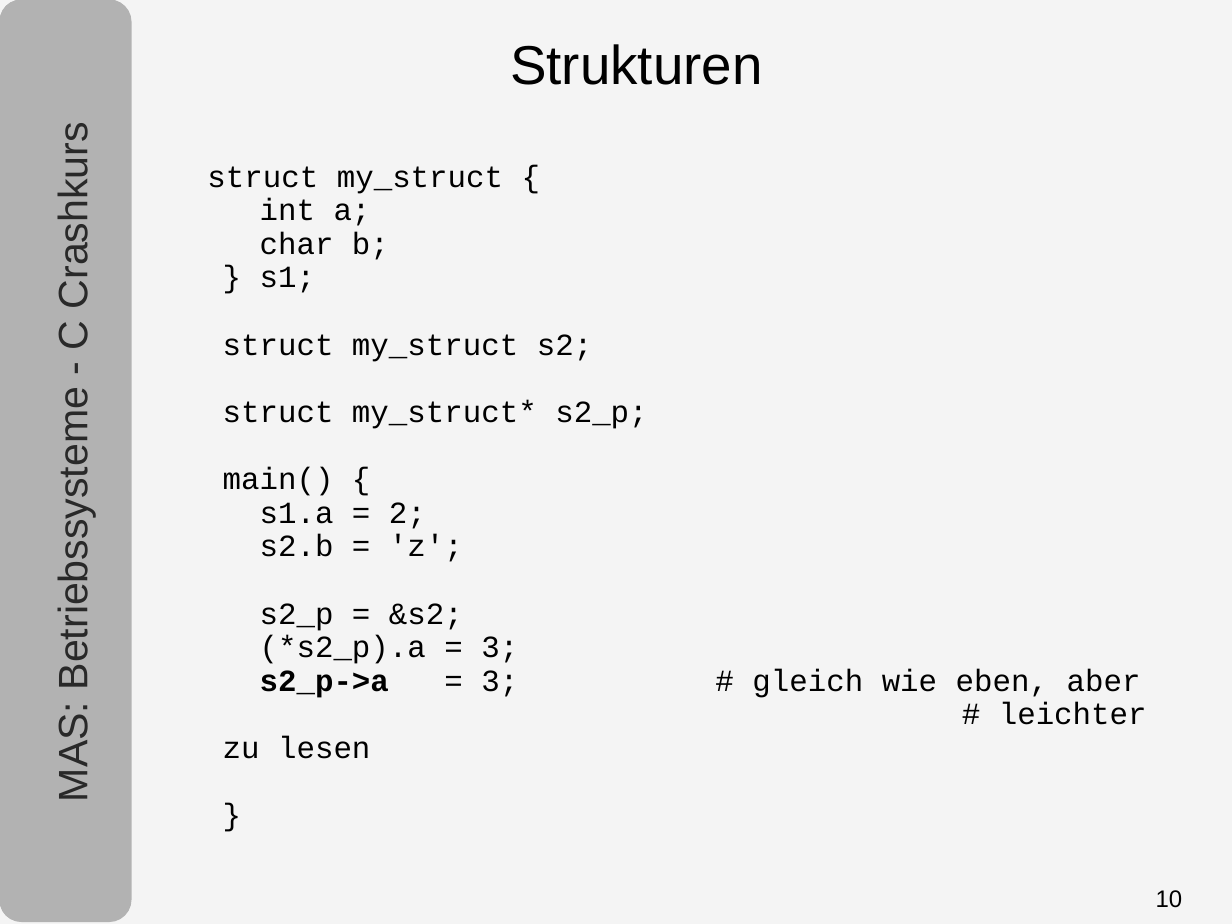
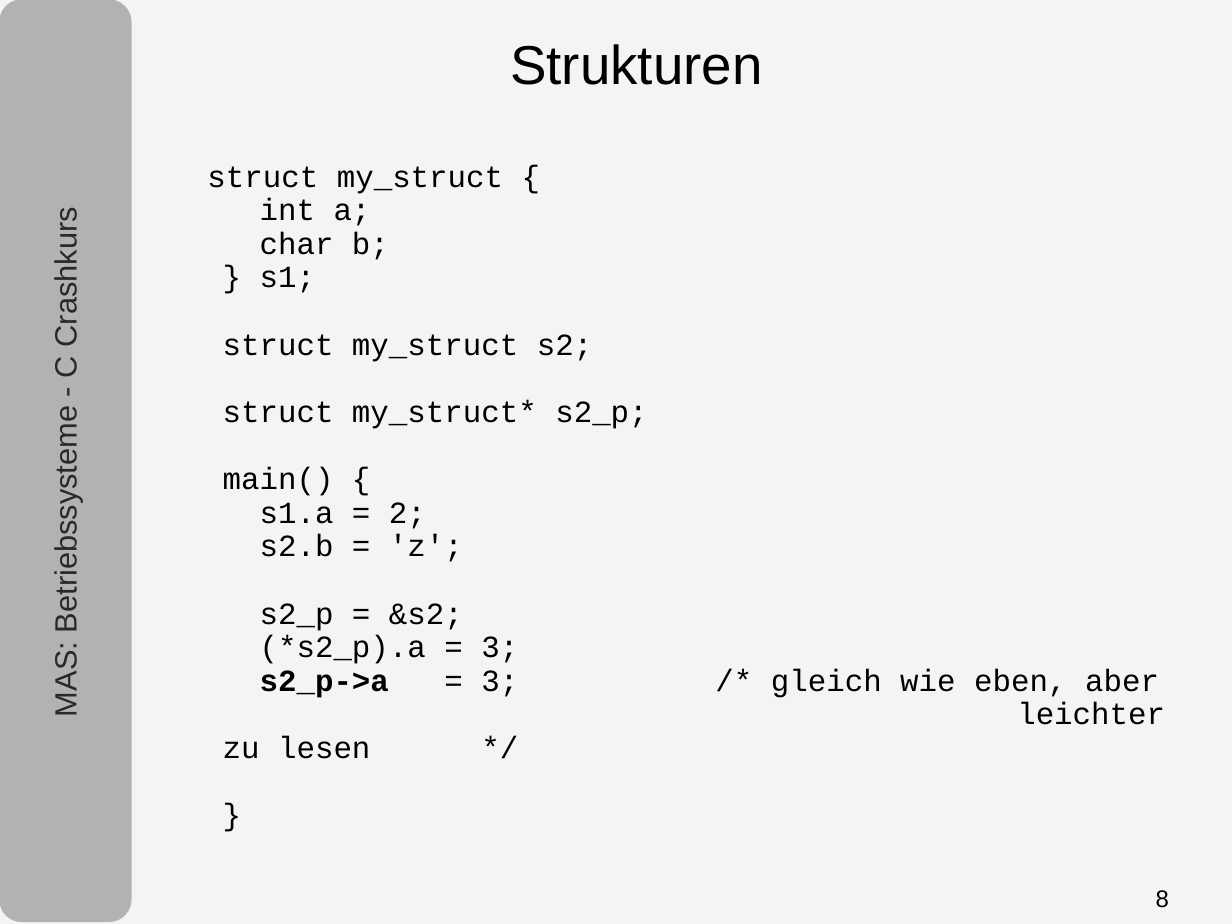
Before and after one commit to tpo/betriebssysteme, a slide deck: slide 8 of 05-1_C.odp (slide 10 before the commit). Drawn at 1232x924 pixels with LibreOffice and Linux fonts; fonts in the diff are those of the drawing. Boxes give left, top, right and bottom in pixels: in the first picture for what was removed or moved away, otherwise in the second. Text is boxed around its words. In the diff, an @@ line names an element or a change of style, - is before the commit and + after.

```diff
--- a/05-1_C.odp
+++ b/05-1_C.odp
@@ text "MAS: Betriebssysteme - C Crashkurs" at [49, 222, 83, 715]: size 24 to 18 pt @@
@@ text at [207, 166, 1165, 725]: text changed @@
-struct my_struct {
-int a;
-char b;
-} s1;
-struct my_struct s2;
-struct my_struct* s2_p;
-main() {
-s1.a = 2;
-s2.b = 'z';
-s2_p = &s2;
-(*s2_p).a = 3;
-s2_p->a = 3; # gleich wie eben, aber
-# leichter zu lesen
-}
+struct my_struct {
+int a;
+char b;
+} s1;
+struct my_struct s2;
+struct my_struct* s2_p;
+main() {
+s1.a = 2;
+s2.b = 'z';
+s2_p = &s2;
+(*s2_p).a = 3;
+s2_p->a = 3; /* gleich wie eben, aber
+leichter zu lesen */
+}
@@ page number at [1156, 890, 1169, 908]: text changed @@
-10
+8
```
Also in this commit, not shown: 15 other slides changed, 1 slide added, 3 slides removed.
